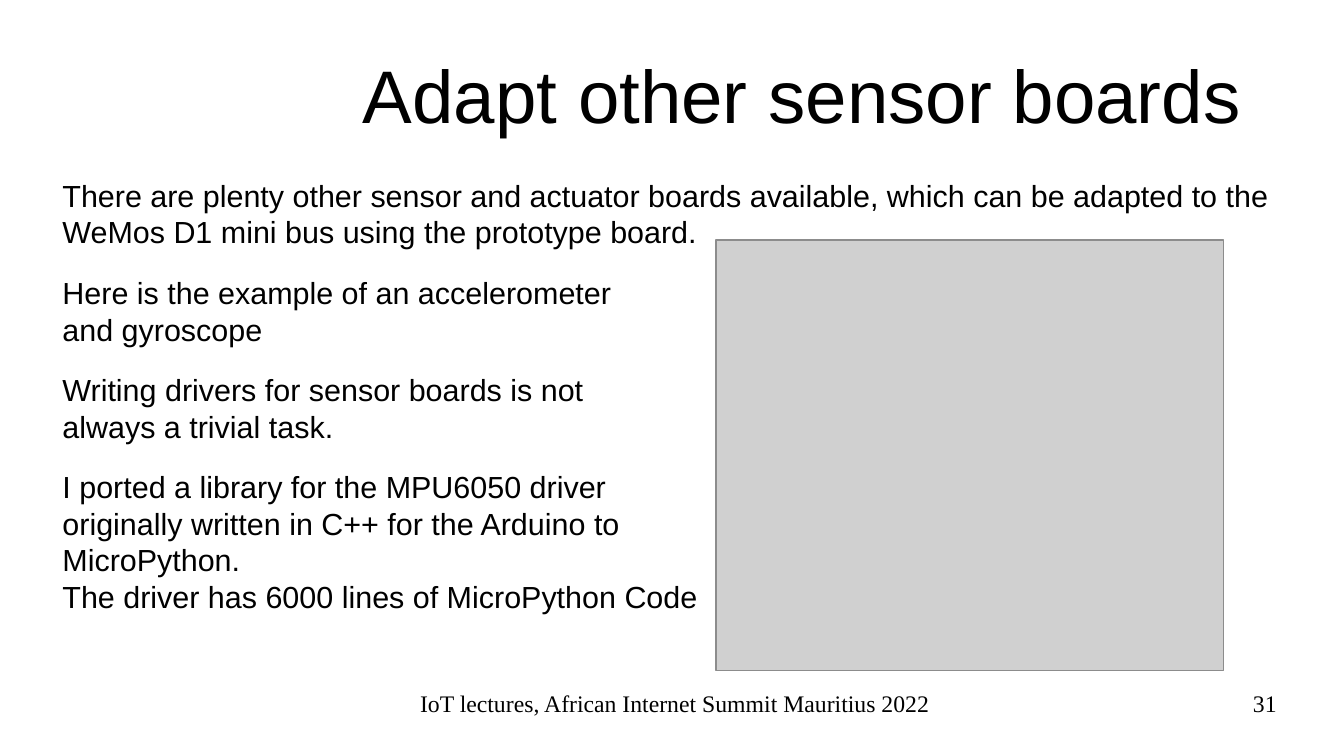
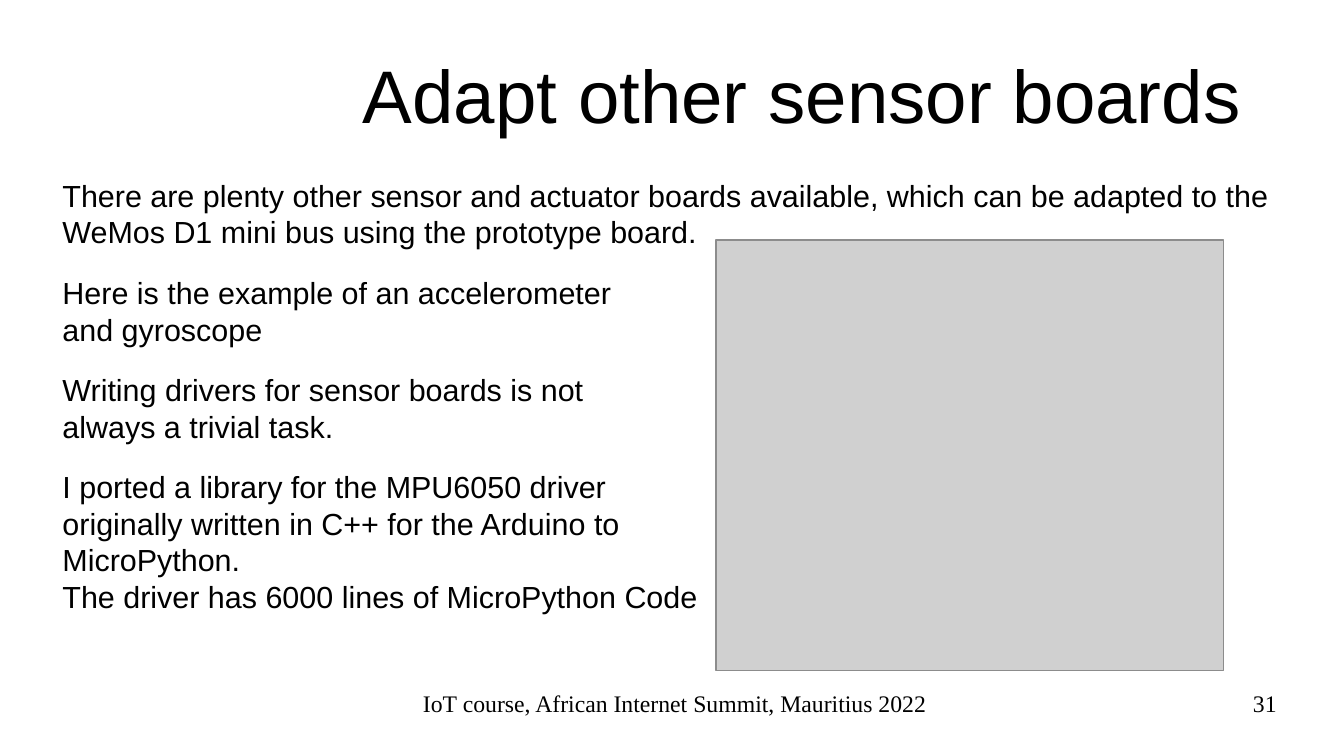
Before and after one commit to uraich/AIS-2022_IoT_Tutorial, a slide deck: slide 31 of slides/ais2022_lect2.odp. Drawn at 1344x756 pixels with LibreOffice and Linux fonts; fonts in the diff are those of the drawing; grey boxes stand for pictures; background and template pictures are left out. Boxes give left, top, right and bottom in pixels: in the first picture for what was removed or moved away, otherwise in the second. Text is boxed around its words. In the diff, an @@ line names an element or a change of style, - is before the commit and + after.

```diff
--- a/slides/ais2022_lect2.odp
+++ b/slides/ais2022_lect2.odp
@@ text at bbox=[423, 695, 925, 716]: text changed @@
-IoT lectures, African Internet Summit Mauritius 2022
+IoT course, African Internet Summit, Mauritius 2022
```
Also in this commit, not shown: 1 other slide changed, 1 other file.
